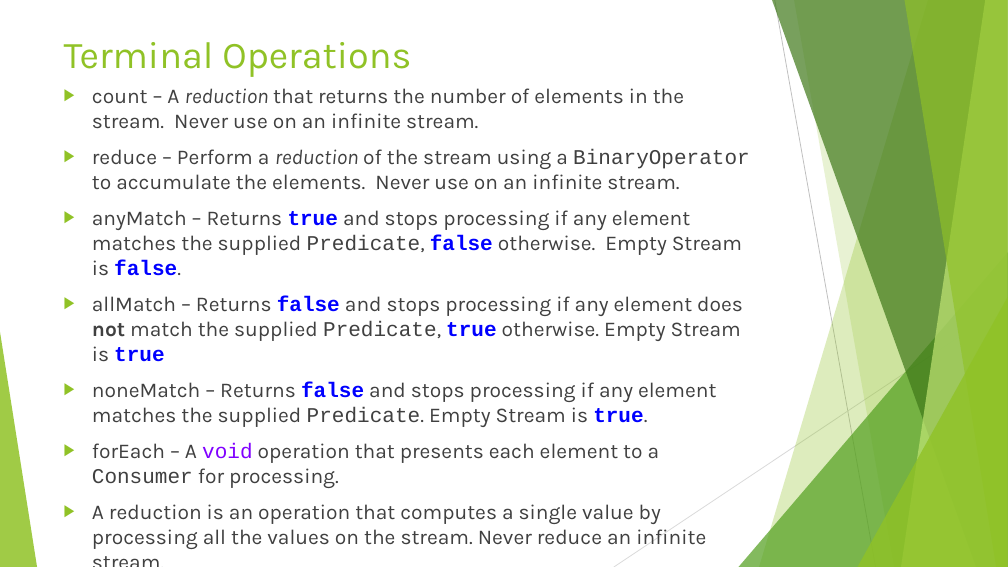
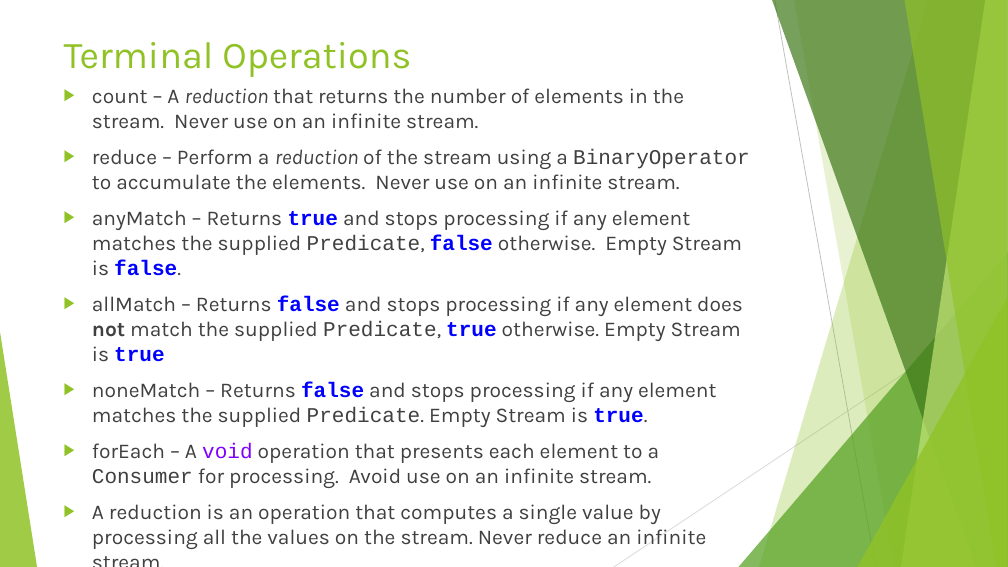
Before and after one commit to RichardRoda/2017-CodePaLOUsa-Lambda, a slide deck: slide 36 of Learning to Love the Lambda in the Stream.pptx (slide 34 before the commit). Drawn at 1008x567 pixels with LibreOffice and Linux fonts; fonts in the diff are those of the drawing. Boxes give left, top, right and bottom in pixels: in the first picture for what was removed or moved away, otherwise in the second. Text is boxed around its words. In the diff, an @@ line names an element or a change of style, - is before the commit and + after.

```diff
--- a/Learning to Love the Lambda in the Stream.pptx
+++ b/Learning to Love the Lambda in the Stream.pptx
@@ text at (92, 443, 660, 488): text changed @@
-▶ forEach – A void operation that presents each element to a Consumer for processing.
+▶ forEach – A void operation that presents each element to a Consumer for processing. Avoid use on an infinite stream.
```
Also in this commit, not shown: 12 other slides changed, 3 slides added, 1 slide removed, 1 other file.
